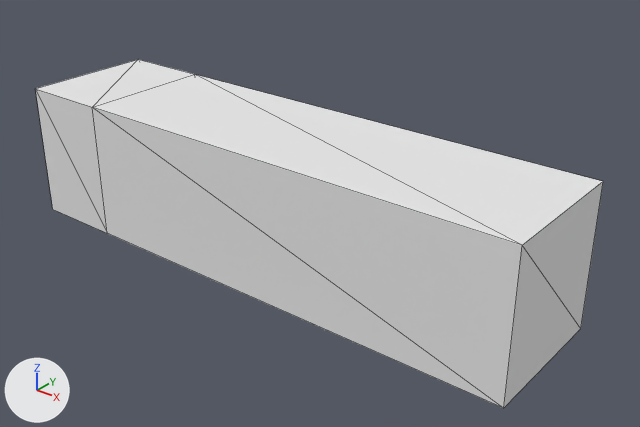
Before and after pictures for a commit that changed the OBJ model root/assets/player/arm.obj.
Camera for both pictures: a 50 mm camera at (1.094, -1.197, 0.916) aimed at (0.08, 0.071, 0.13). Arrows for +X, +Y and +Z are at lower left; the lights stay in place. Mesh edges are drawn as thin lines. Where no turn or scale is listed for an object, it has been applied to the vertices. Vertices at the same position are counted once.

Before the edit, the objects in view are built like this:
```python
me_untitled = bpy.data.meshes.new('Untitled')
me_untitled.from_pydata(...)  # 12 vertices, 20 faces; spans x -0.6..0.6, y -0.1..0.2, z 0.0..0.3
me_untitled.materials.append(mat_palette)  # white #e7e7e7
ob_untitled = bpy.data.objects.new('Untitled', me_untitled)
ob_untitled.location = (0.0, 0.0, 0.0)
```
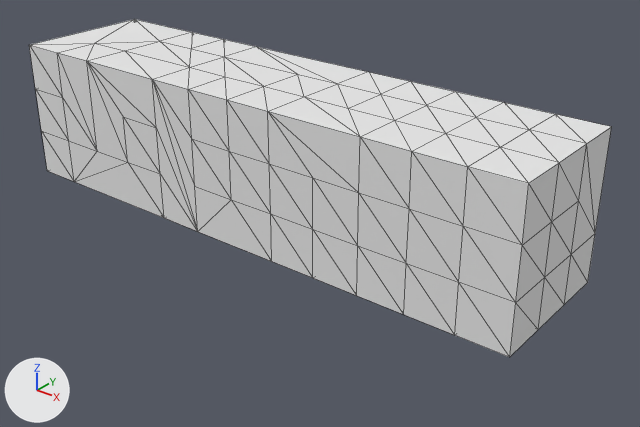
Commit message: arm fixed 2

Boxes (x1, y1, x2, y2) around the edits, measured in the pictures (640 x 427 px):
'Untitled', reshaped
    before: (36, 59, 603, 408)
    after: (29, 19, 611, 357)

The edits, one by one:
me_untitled is used by ob_untitled; location (0.0, 0.0, 0.0).
me_untitled had 12 vertices, 20 faces and spanned x -0.6..0.6, y -0.1..0.2, z 0.0..0.3.
me_untitled now has 141 vertices, 278 faces and spans x -0.6..0.6, y -0.1..0.2, z 0.1..0.4.
Part 1, on me_untitled:
8 vertices are removed from x -0.6..0.6, y -0.1..0.2, z 0.0..0.3.
20 faces are deleted.
1 vertex moves from x -0.4, y -0.1, z 0.0 to x -0.6, y -0.1, z 0.2.
6 vertices are added at (-0.6, -0.1, 0.1), (0.6, -0.1, 0.2), (-0.4, 0.2, 0.2), (-0.2, -0.1, 0.4), (0.1, 0.2, 0.1), (-0.2, 0.0, 0.4).
5 new vertices lie (0.0, 0.1, 0.0) away from vertices in x -0.6..0.6, y -0.1, z 0.0..0.3.
6 new vertices lie (0.1, 0.0, 0.0) away from vertices in x -0.6..-0.4, y -0.1..0.2, z 0.0..0.3.
6 new vertices lie (0.0, 0.0, 0.1) away from vertices in x -0.6..0.6, y -0.1..0.2, z 0.3.
7 new vertices lie (0.0, 0.1, 0.0) away from vertices in x -0.6..0.6, y -0.1..0.0, z 0.1..0.4.
7 new vertices lie (0.1, 0.0, 0.0) away from vertices in x -0.5..-0.3, y -0.1..0.2, z 0.1..0.4.
7 new vertices lie (0.0, 0.0, -0.1) away from vertices in x -0.4..0.6, y -0.1..0.2, z 0.2..0.4.
11 new vertices lie (-0.1, 0.0, 0.0) away from vertices in x -0.4..0.6, y -0.1..0.2, z 0.1..0.4.
9 new vertices lie (-0.1, 0.0, 0.0) away from vertices in x -0.5..0.5, y -0.1..0.2, z 0.1..0.4.
9 new vertices lie (-0.1, 0.1, 0.0) away from vertices in x 0.4..0.6, y -0.1..0.1, z 0.1..0.4.
9 new vertices lie (-0.1, 0.0, 0.0) away from vertices in x 0.3..0.4, y -0.1..0.2, z 0.1..0.4.
8 new vertices lie (-0.1, 0.0, 0.0) away from vertices in x 0.2..0.3, y -0.1..0.2, z 0.1..0.4.
7 new vertices lie (0.1, 0.0, 0.0) away from vertices in x -0.4..0.5, y -0.1..0.2, z 0.1..0.4.
7 new vertices lie (-0.1, 0.0, 0.1) away from vertices in x -0.5..0.6, y -0.1..0.2, z 0.1..0.3.
9 new vertices lie (-0.1, 0.0, 0.0) away from vertices in x 0.1..0.4, y -0.1..0.2, z 0.1..0.4.
7 new vertices lie (0.0, 0.0, 0.1) away from vertices in x -0.3..0.6, y -0.1..0.2, z 0.1..0.2.
6 new vertices lie (0.1, -0.1, 0.0) away from vertices in x -0.4..-0.2, y 0.0..0.2, z 0.1..0.4.
6 new vertices lie (0.1, 0.0, 0.0) away from vertices in x -0.3..-0.1, y -0.1..0.2, z 0.1..0.3.
5 new vertices lie (-0.1, 0.0, 0.0) away from vertices in x -0.3..0.0, y -0.1..0.1, z 0.2..0.4.
278 new faces join them.
